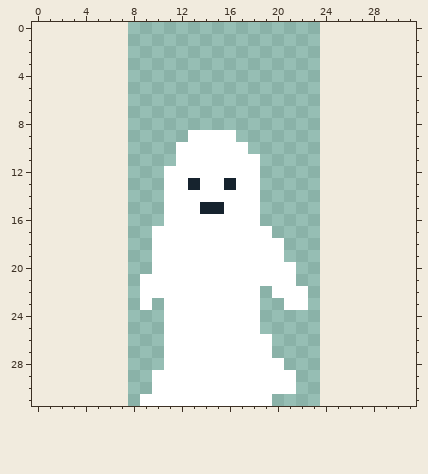
Two states of a pixel-art sprite, assets/sprites/ghost.png. The picture above is the old version.
The file is 16x32 pixels. The old version is drawn lined up with the new one, on the new canvas.
The same view after the edit:
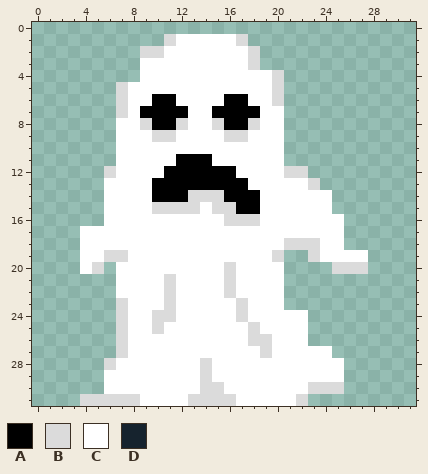
Palette (. is transparent): A #000000  B #dbdbdb  C #ffffff  D #16232e
The edit:
canvas 16x32 -> 32x32, the old top-left corner now at 8,0
y 1: x 11..17 ....... -> BCCCCCB
y 2: x 9..18 .......... -> BBCCCCCCCB
y 3: x 9..18 .......... -> CCCCCCCCCB
y 4: x 9..20 ............ -> CCCCCCCCCCCB
y 5: x 7..20 .............. -> BCCCCCCCCCCCCB
y 6: x 7..20 .............. -> BCCAACCCCAACCB
y 7: x 7..20 .............. -> BCAAAACCAAAACC
y 8: x 7..20 .............. -> CCBAABCCBAABCC
y 9: x 7..12 ...... -> CCCBBC; x 16..20 C.... -> BBCCC
y 10: x 7..11 ..... -> CCCCC; x 18..20 ... -> CCC
y 11: x 7..14 .....CCC -> CCCCCAAA; x 19..20 .. -> CC
y 12: x 6..16 .....CCCCCC -> BCCCCAAAAAA; x 19..22 .... -> CCBB
y 13: x 6..17 .....CCDCCDC -> CCCCAAAAAAAA; x 19..23 ..... -> CCCCB
y 14: x 6..24 .....CCCCCCCC...... -> CCCCAAABBBAAACCCCCC
y 15: x 6..24 .....CCCDDCCC...... -> CCCCBBBBCBBAACCCCCC
y 16: x 6..10 ..... -> CCCCC; x 16..25 CCC....... -> BBBCCCCCCC
y 17: x 4..9 ...... -> CCCCCC; x 20..25 ...... -> CCCCCC
y 18: x 4..9 ...... -> CCCCCC; x 21..25 ..... -> BBBCC
y 19: x 4..9 ...... -> CCBBCC; x 20 C -> B; x 23..27 ..... -> BCCCC
y 20: x 4..5 .. -> CB; x 7..9 ... -> CCC; x 16 C -> B; x 21 C -> .; x 25..27 ... -> BBB
y 21: x 7..8 .. -> CC; x 11 C -> B; x 16 C -> B; x 21 C -> .
y 22: x 7..8 .. -> CC; x 11 C -> B; x 16 C -> B; x 19 . -> C; x 21..22 CC -> ..
y 23: x 7..8 .. -> BC; x 10..11 .C -> CB; x 17 C -> B; x 19..22 ..CC -> CC..
y 24: x 7..11 ....C -> BCCBB; x 17 C -> B; x 19..22 .... -> CCCC
y 25: x 7..10 .... -> BCCB; x 18..22 C.... -> BCCCC
y 26: x 7..10 .... -> BCCC; x 18..22 CC... -> BBCCC
y 27: x 7..10 .... -> BCCC; x 19..24 C..... -> BCCCCC
y 28: x 6..10 ..... -> BCCCC; x 14 C -> B; x 21..25 ..... -> CCCCC
y 29: x 6..9 .... -> CCCC; x 14 C -> B; x 22..25 .... -> CCCC
y 30: x 6..9 .... -> CCCC; x 14..15 CC -> BB; x 22..25 .... -> CBBB
y 31: x 4..8 ..... -> BBBBB; x 13..16 CCCC -> BBBB; x 20..22 ... -> CCB
Boxes around the changes in both pictures, in picture pixels (x1, y1, x2, y2):
changed: (80, 34, 368, 406)
